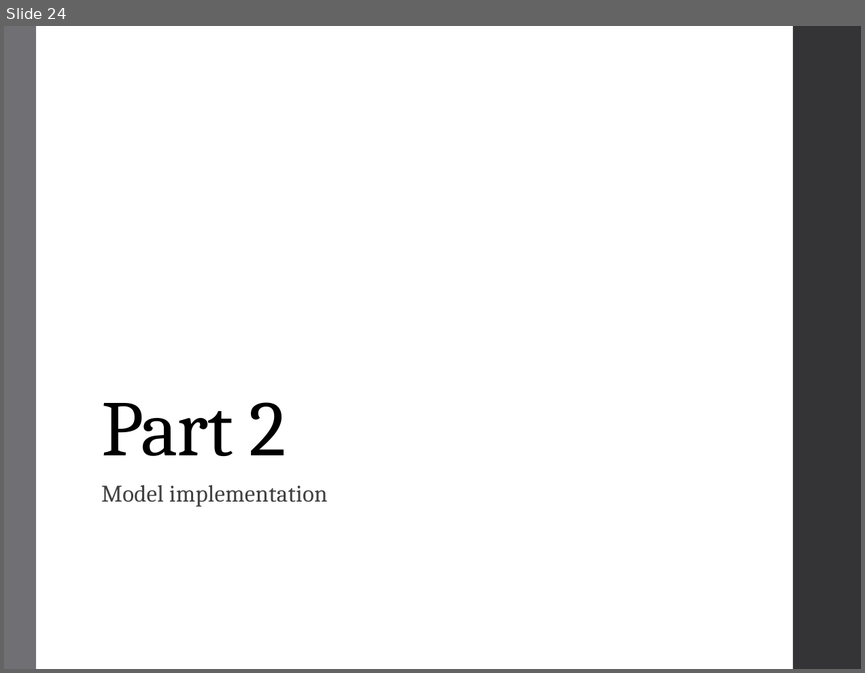
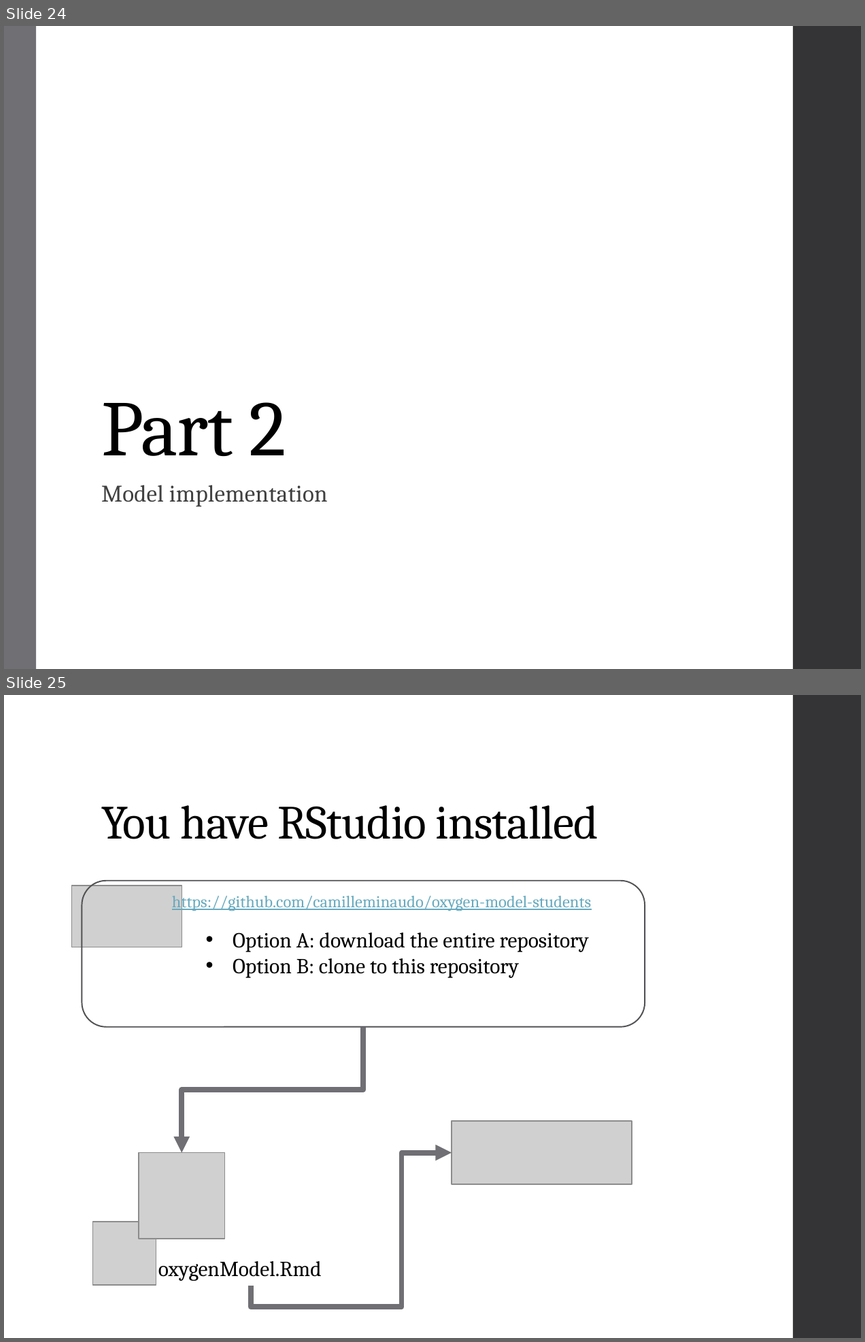
Before and after one commit to camilleminaudo/oxygen-model-students, a slide deck: 20221222_Building a process-based model, from scratch.pptx. Shown one above the other, each under a label of ours: slide 24 before the commit, slides 24 and 25 after it. The pictures are 865x673 and 865x1342 pixels, drawn with LibreOffice and Linux fonts; fonts in the diff are those of the drawing; grey boxes stand for pictures. Boxes give left, top, right and bottom in pixels: in the first picture for what was removed or moved away, otherwise in the second. Text is boxed around its words. In the diff, an @@ line names an element or a change of style, - is before the commit and + after.

```diff
--- a/20221222_Building a process-based model, from scratch.pptx
+++ b/20221222_Building a process-based model, from scratch.pptx
@@ slide 25 added at (x1=4, y1=695, x2=861, y2=1338), background #FFFFFF; not listed: 1 template element that a slide beside it also shows @@
@@ title added at (x1=101, y1=805, x2=598, y2=839), 40 pt, text #000000 @@
+You have RStudio installed
@@ picture added at (x1=72, y1=885, x2=182, y2=947) @@
@@ rounded rectangle added at (x1=82, y1=881, x2=645, y2=1028), outline #525256 1.1 pt @@
@@ text added at (x1=172, y1=892, x2=591, y2=911), 14 pt, text #67AABF, underline @@
+https://github.com/camilleminaudo/oxygen-model-students
@@ text added at (x1=232, y1=932, x2=589, y2=978), 18 pt, text #000000 @@
+• Option A: download the entire repository
+• Option B: clone to this repository
@@ elbow arrow added from (363, 1027) to (181, 1153), #6F6F74 4.5 pt @@
@@ picture added at (x1=451, y1=1121, x2=631, y2=1184) @@
@@ picture added at (x1=139, y1=1153, x2=224, y2=1238) @@
@@ elbow arrow added from (251, 1285) to (451, 1153), #6F6F74 4.5 pt @@
@@ picture added at (x1=92, y1=1221, x2=156, y2=1285) @@
@@ text added at (x1=158, y1=1261, x2=322, y2=1280), 18 pt, text #000000 @@
+oxygenModel.Rmd
```
Also in this commit, not shown: 4 slides changed.
